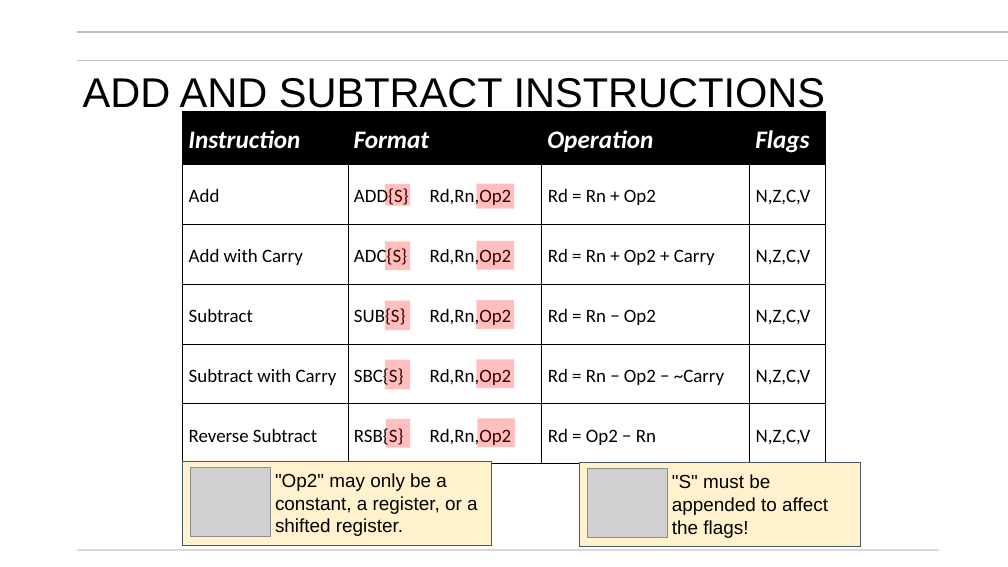
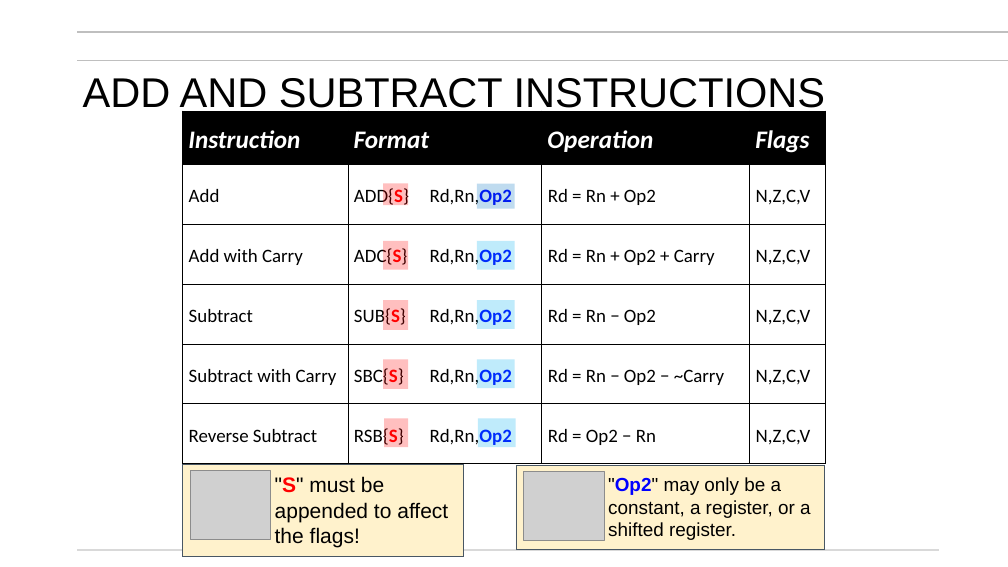
Before and after one commit to mikegrace2/CSEN20-Fall2026-Course-Website, a slide deck: slide 5 of Week04_IntegerArithmetic/Ch05_Integer Arithmetic_V4.pptx. Drawn at 1008x567 pixels with LibreOffice and Linux fonts; fonts in the diff are those of the drawing; grey boxes stand for pictures; background and template pictures are left out. Boxes give left, top, right and bottom in pixels: in the first picture for what was removed or moved away, otherwise in the second. Text is boxed around its words. In the diff, an @@ line names an element or a change of style, - is before the commit and + after.

Commit message:
Added some graphical and text hints

```diff
--- a/Week04_IntegerArithmetic/Ch05_Integer Arithmetic_V4.pptx
+++ b/Week04_IntegerArithmetic/Ch05_Integer Arithmetic_V4.pptx
@@ table at [183,111,826,464] @@
@@ text colour #000000 to #FF0000 in "ADD{S}", "ADC{S}", "SUB{S}", "SBC{S}" and 1 more places @@
@@ text colour #000000 to #0000FF in "Rd,Rn,Op2", "Rd,Rn,Op2", "Rd,Rn,Op2", "Rd,Rn,Op2" and 1 more places @@
@@ bold on in "ADD{S} Rd,Rn,Op2", "ADC{S} Rd,Rn,Op2", "SUB{S} Rd,Rn,Op2", "SBC{S} Rd,Rn,Op2" and 1 more places @@
@@ rectangle at [477,184,515,209]: fill #FF0000 at 25% opacity to #0070C0 at 25% opacity @@
@@ fill #FF0000 at 25% opacity to #00B0F0 at 25% opacity in 4 elements at [478,419,516,448], [477,241,515,270], [477,300,515,329], [477,359,515,388] @@
@@ rectangle ""S" must be appended to ...": place and size @@
-rectangle ""S" must be appended to ..." at [580,462,861,546]
+rectangle ""S" must be appended to ..." at [182,464,463,556]
@@ rectangle ""S" must be appended to ..." at [182,464,463,556]: size 18 to 20 pt; text colour #000000 to #FF0000, bold on in ""S"" @@
@@ picture: place and size @@
-picture at [588,469,668,538]
+picture at [191,471,271,541]
@@ rectangle ""Op2" may only be a ...": place and size @@
-rectangle ""Op2" may only be a ..." at [183,461,492,545]
+rectangle ""Op2" may only be a ..." at [516,465,824,549]
@@ rectangle ""Op2" may only be a ..." at [516,465,824,549]: text colour #000000 to #0000FF, bold on in ""Op2"" @@
@@ picture: place and size @@
-picture at [191,467,271,537]
+picture at [524,472,604,541]
```
Also in this commit, not shown: 4 other slides changed, 1 slide added, 1 other file.
